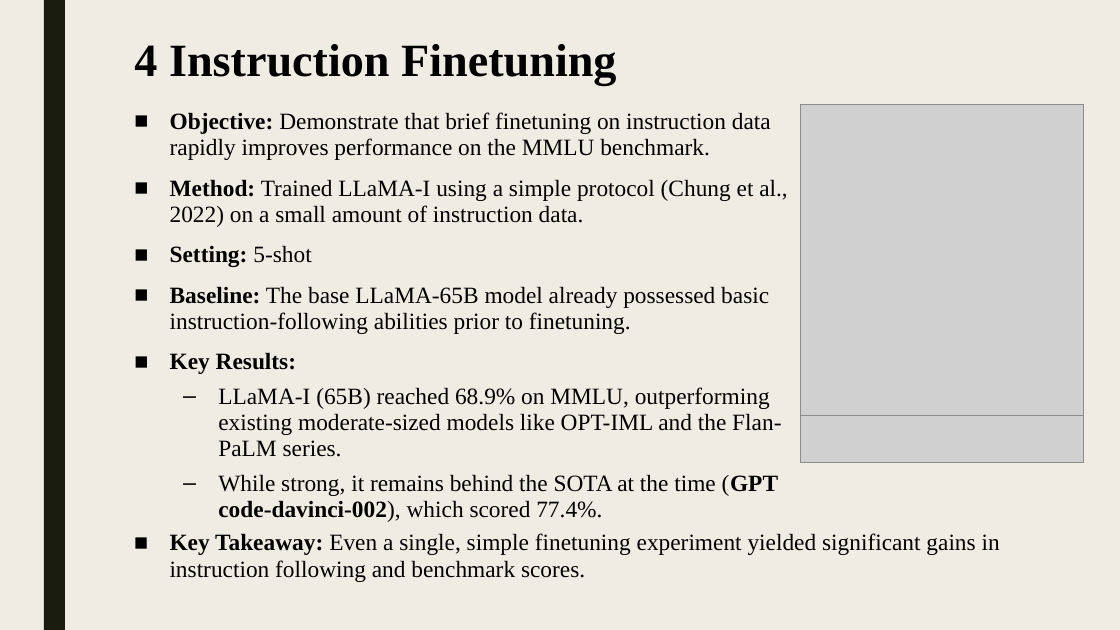
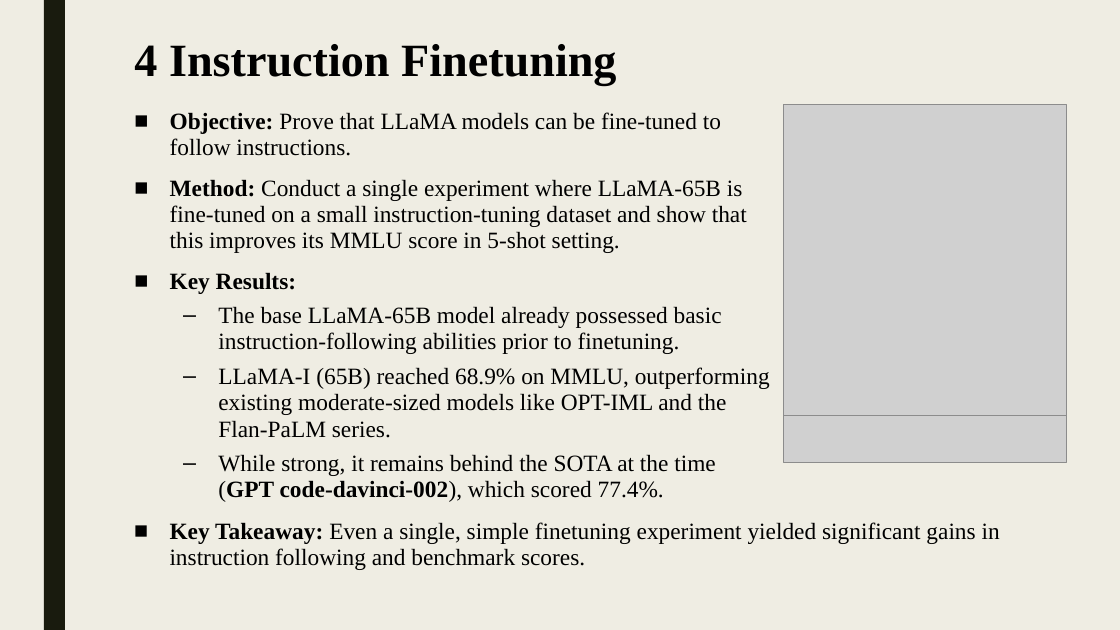
Before and after one commit to shlomi1993/llm-from-scratch, a slide deck: slide 15 of presentation/Lecture Slides.pptx. Drawn at 1120x630 pixels with LibreOffice and Linux fonts; fonts in the diff are those of the drawing; grey boxes stand for pictures. Boxes give left, top, right and bottom in pixels: in the first picture for what was removed or moved away, otherwise in the second. Text is boxed around its words. In the diff, an @@ line names an element or a change of style, - is before the commit and + after.

```diff
--- a/presentation/Lecture Slides.pptx
+++ b/presentation/Lecture Slides.pptx
@@ text at box(170, 112, 747, 253): text changed @@
-■ Objective: Demonstrate that brief finetuning on instruction data rapidly improves performance on the MMLU benchmark.
-■ Method: Trained LLaMA-I using a simple protocol (Chung et al., 2022) on a small amount of instruction data.
-■ Setting: 5-shot
-■ Baseline: The base LLaMA-65B model already possessed basic instruction-following abilities prior to finetuning.
+■ Objective: Prove that LLaMA models can be fine-tuned to follow instructions.
+■ Method: Conduct a single experiment where LLaMA-65B is fine-tuned on a small instruction-tuning dataset and show that this improves its MMLU score in 5-shot setting.
@@ picture: place and size @@
-picture at box(801, 104, 1084, 415)
+picture at box(783, 104, 1066, 415)
@@ text at box(218, 306, 722, 354): paragraph added @@
+  – The base LLaMA-65B model already possessed basic instruction-following abilities prior to finetuning.
@@ picture: place and size @@
-picture at box(801, 415, 1084, 463)
+picture at box(783, 415, 1066, 463)
@@ text "Key Takeaway: Even a single, ...": place and size @@
-text "Key Takeaway: Even a single, ..." at box(170, 533, 1000, 582)
+text "Key Takeaway: Even a single, ..." at box(170, 522, 1000, 570)
```
Also in this commit, not shown: 11 other slides changed, 4 other files.
